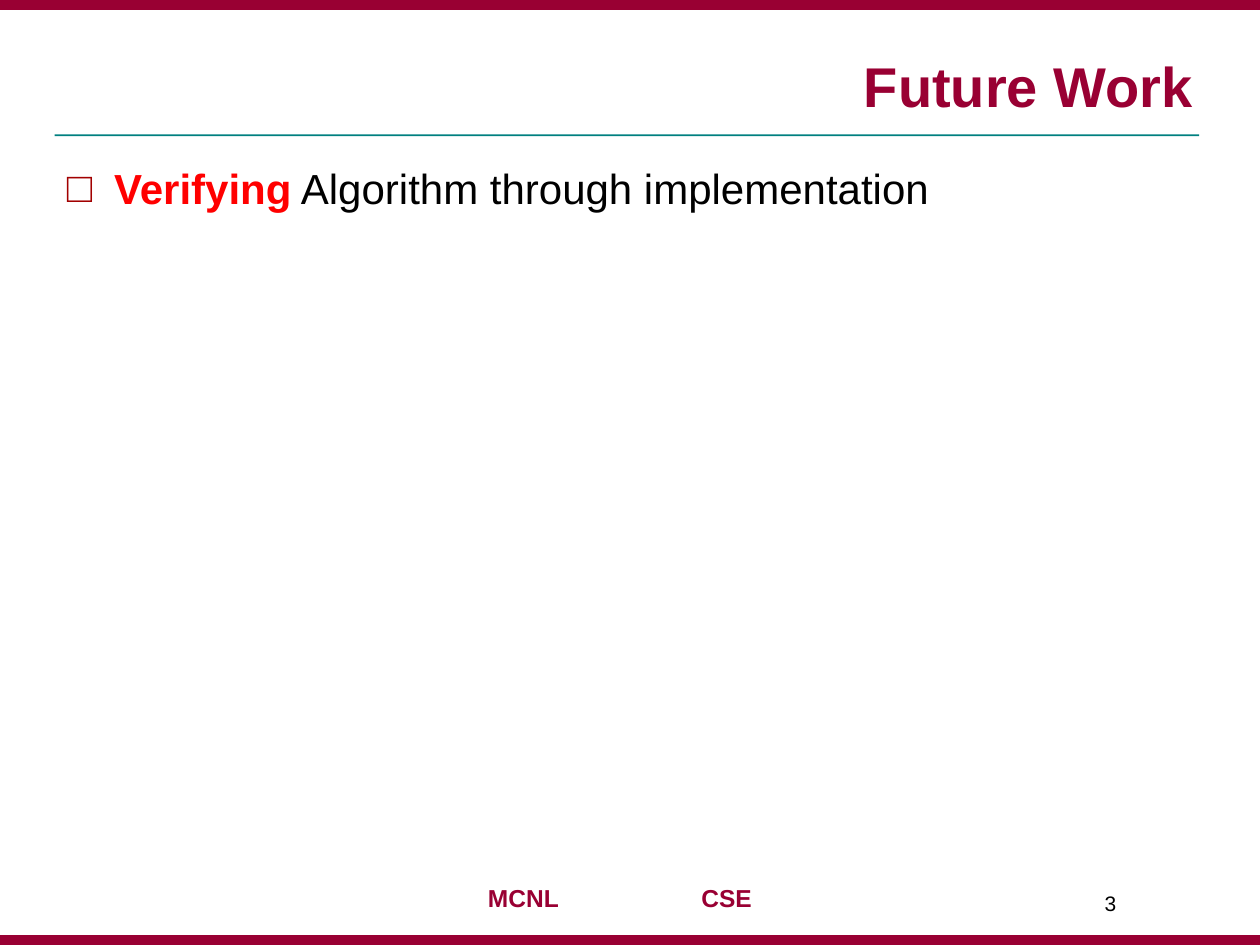
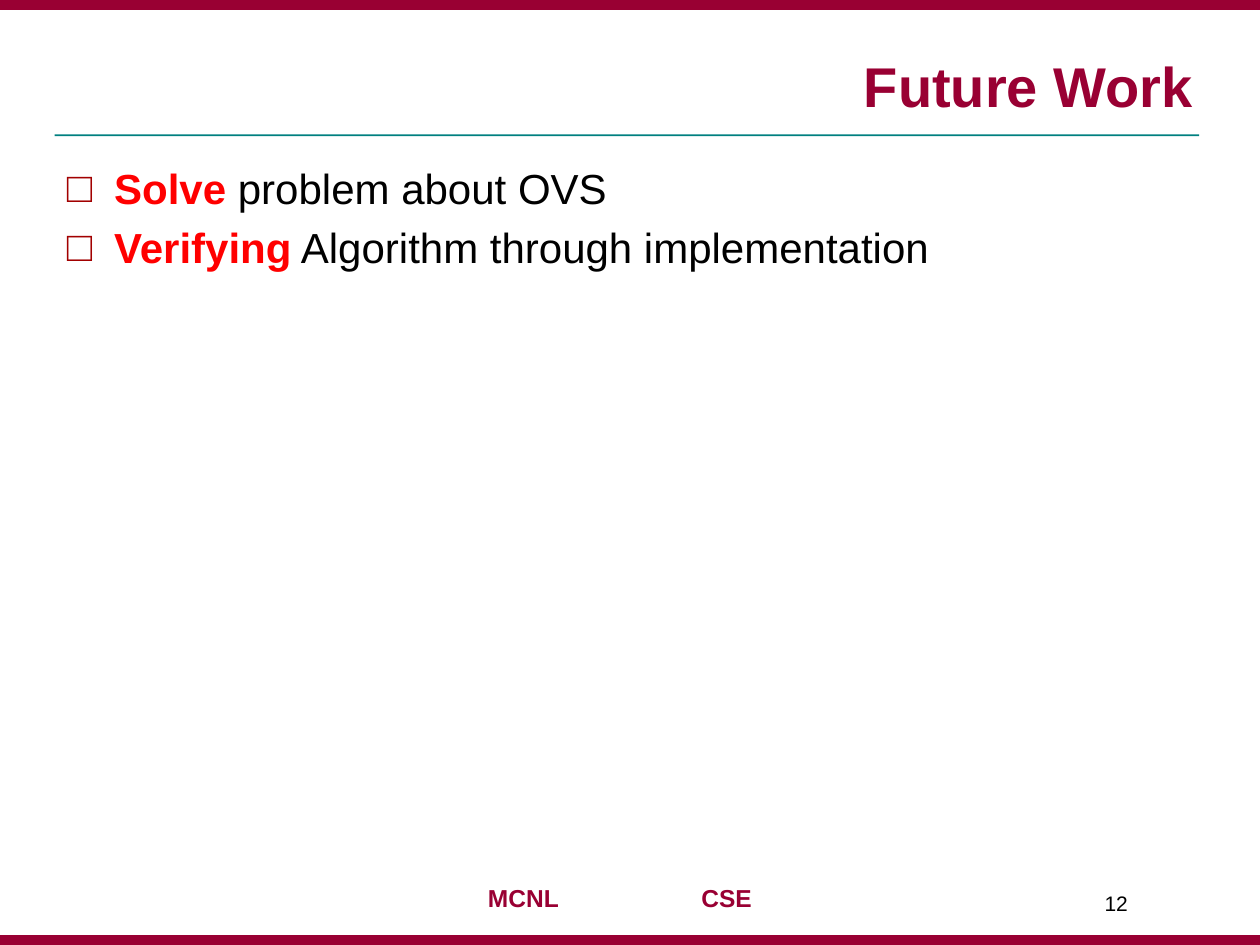
Before and after one commit to jaejunha/Paper, a slide deck: slide 12 of Daily(written_by_Korean)/180810.pptx (slide 3 before the commit). Drawn at 1260x945 pixels with LibreOffice and Linux fonts; fonts in the diff are those of the drawing; background and template pictures are left out. Boxes give left, top, right and bottom in pixels: in the first picture for what was removed or moved away, otherwise in the second. Text is boxed around its words. In the diff, an @@ line names an element or a change of style, - is before the commit and + after.

Commit message:
2018.08.10

```diff
--- a/Daily(written_by_Korean)/180810.pptx
+++ b/Daily(written_by_Korean)/180810.pptx
@@ text at (114,173,607,213): paragraph added @@
+□ Solve problem about OVS
@@ page number at (1105,896,1128,911): text changed @@
-3
+12
```
Also in this commit, not shown: 10 slides added, 1 slide removed.
